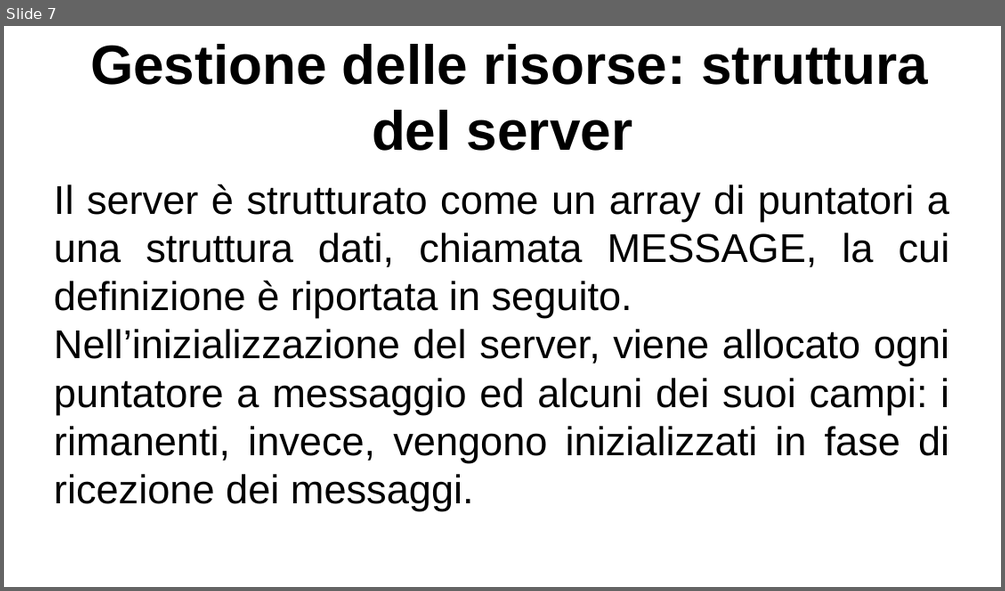
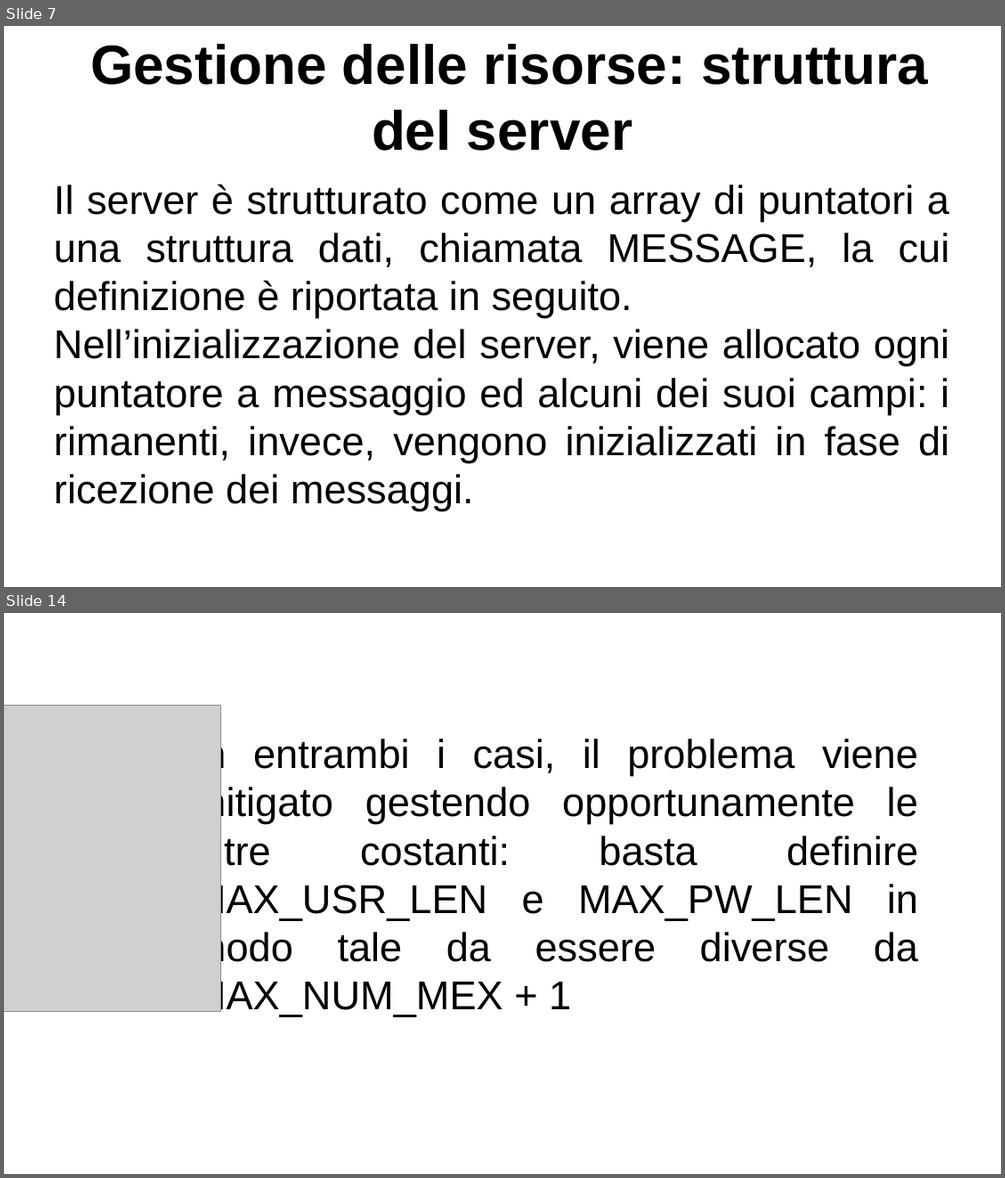
Before and after one commit to lucaMastro/progetto_SO, a slide deck: presentazione_progetto_SO.odp. Shown one above the other, each under a label of ours: slide 7 before the commit, slides 7 and 14 after it; the slides between them are not shown. The pictures are 1005x591 and 1005x1178 pixels, drawn with LibreOffice and Linux fonts; fonts in the diff are those of the drawing; grey boxes stand for pictures. Boxes give left, top, right and bottom in pixels: in the first picture for what was removed or moved away, otherwise in the second. Text is boxed around its words. In the diff, an @@ line names an element or a change of style, - is before the commit and + after.

```diff
--- a/presentazione_progetto_SO.odp
+++ b/presentazione_progetto_SO.odp
@@ slide 14 added at bbox=[4, 613, 1001, 1174], background #FFFFFF @@
@@ picture added at bbox=[4, 706, 221, 1012] @@
@@ text added at bbox=[193, 737, 918, 1017], 32 pt, text #000000 @@
+In entrambi i casi, il problema viene mitigato gestendo opportunamente le altre costanti: basta definire MAX_USR_LEN e MAX_PW_LEN in modo tale da essere diverse da MAX_NUM_MEX + 1
```
Also in this commit, not shown: 4 slides changed, 7 other slides added, 1 slide removed, 5 other files.
